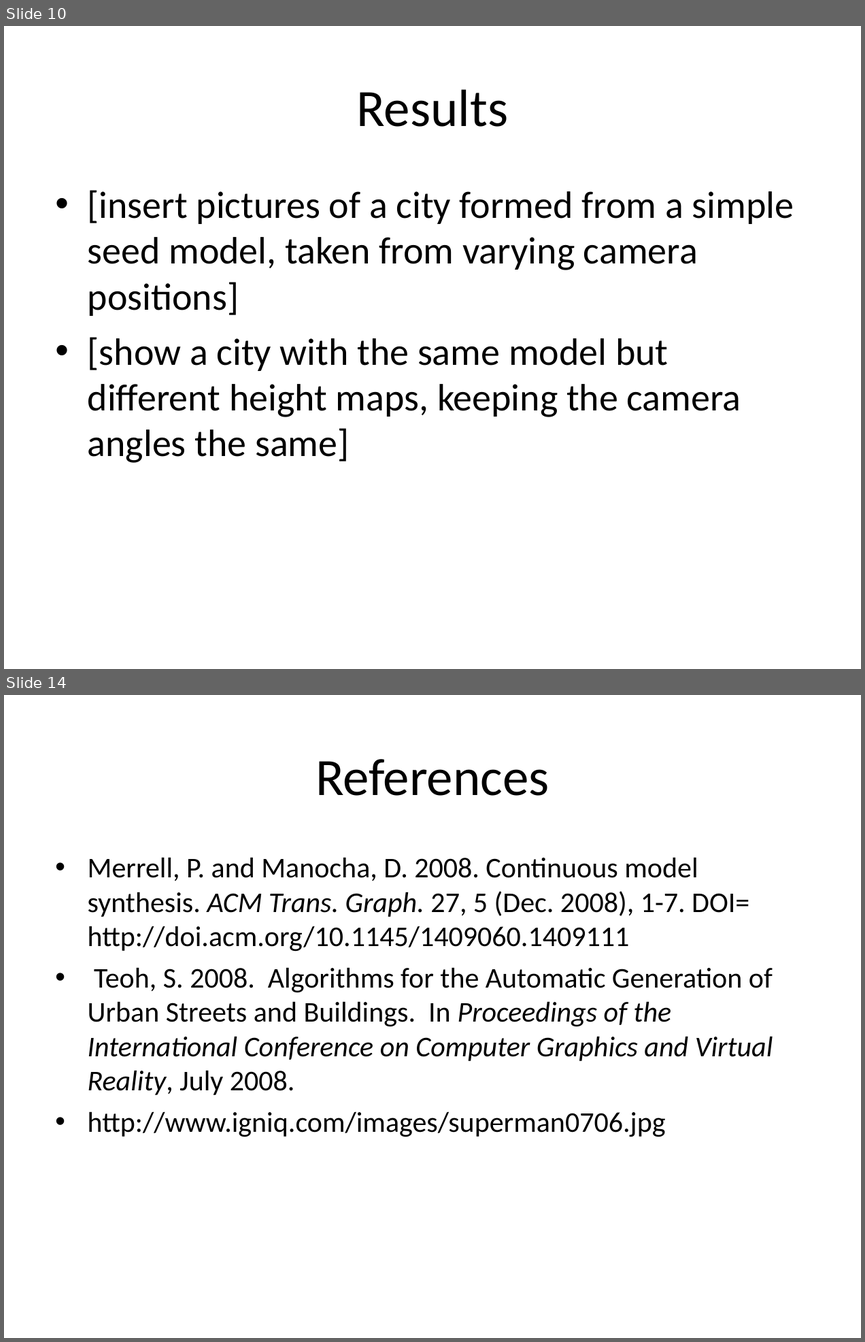
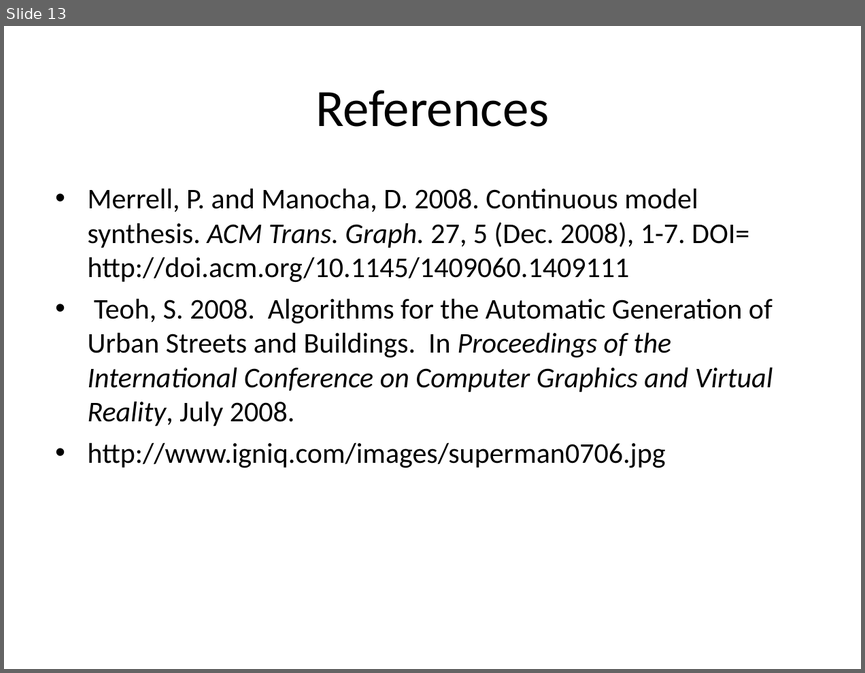
Before and after one commit to reinebold/cs580CMS, a slide deck: Documents/Creating a Procedural City.ppt. Shown one above the other, each under a label of ours: slides 10 and 14 before the commit, slide 13 after it; the slides between them are not shown. The pictures are 865x1342 and 865x673 pixels, drawn with LibreOffice and Linux fonts; fonts in the diff are those of the drawing. Boxes give left, top, right and bottom in pixels: in the first picture for what was removed or moved away, otherwise in the second. Text is boxed around its words. In the diff, an @@ line names an element or a change of style, - is before the commit and + after.

```diff
--- a/Documents/Creating a Procedural City.ppt
+++ b/Documents/Creating a Procedural City.ppt
@@ slide 10 removed at box(4, 26, 861, 669), background #FFFFFF @@
@@ title removed at box(356, 89, 508, 127) @@
-Results
@@ text removed at box(88, 190, 794, 463) @@
-• [insert pictures of a city formed from a simple seed model, taken from varying camera positions]
-• [show a city with the same model but different height maps, keeping the camera angles the same]
@@ what was slide 14 is now slide 13 @@
```
Also in this commit, not shown: 9 slides changed, 5 slides added, 3 other slides removed, 1 other file.
